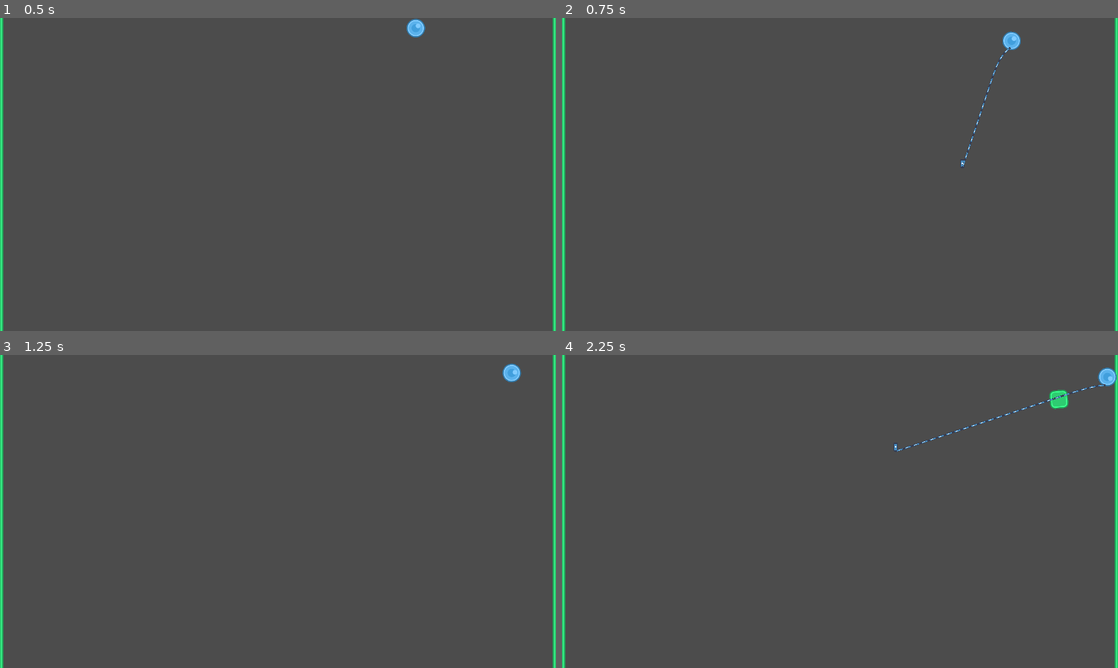
Above: before the commit, frames 1-4 (two rows, left to right).
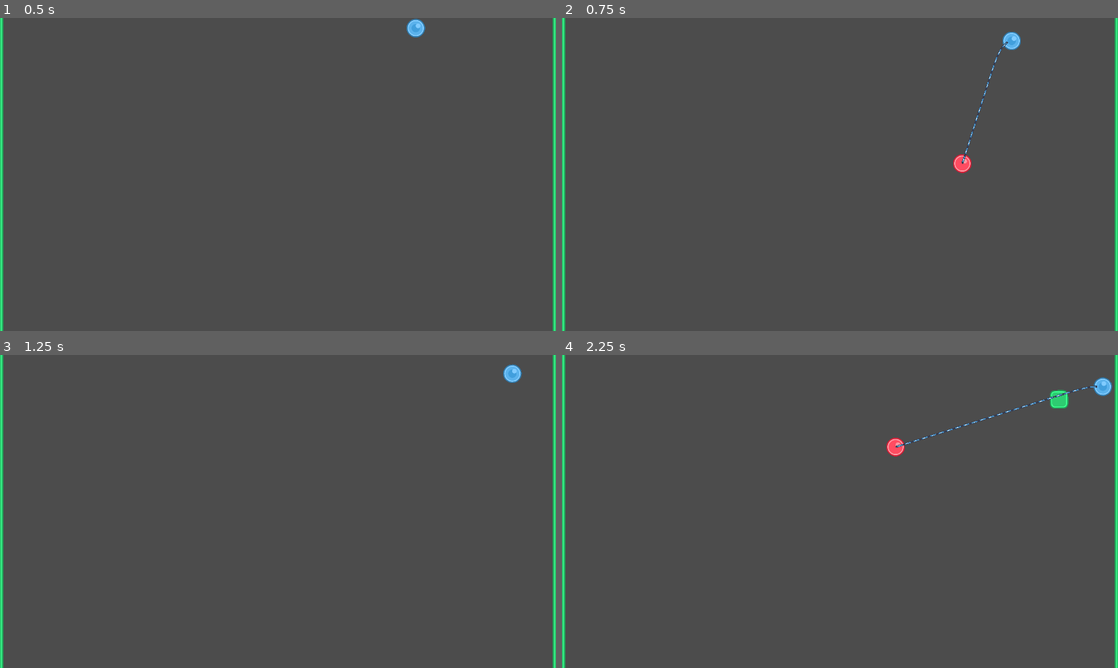
Above: after the commit, the same moments.

Repository: TheSeahorse/GMTK2021
Game: Godot game, scene res://Main.tscn
The game is run twice, just before and just after one commit, with the same random seed, the same clock (stepped at 60 frames per second) and the same inputs. The engine's default icon, where the game draws it, is replaced by a stand-in: a white triangle on a blue panel in a dark square.
Inputs (mouse positions are in pixels of both pictures, inside the frame that each line leads up to):
- Up to frame 1 (0.5 s): no input
- Up to frame 2 (0.75 s): move the mouse to (962, 158) at 0.52 s; click (962, 158) at 0.67 s
- Up to frame 3 (1.25 s): no input
- Up to frame 4 (2.25 s): move the mouse to (728, 527) at 1.27 s; click (728, 527) at 1.42 s; move the mouse to (895, 442) at 2.02 s; click (895, 442) at 2.17 s

Frame 1 is identical in both runs. In frame 2, 0.3% of the frame differs, in the area x 70-83%, y 4-50%; in frame 3, less than 0.1%; in frame 4, 0.6%, in the area x 58-100%, y 4-33%.

Commit message:
Rope end piece attached to middle of player

Diff:
--- a/Player.gd
+++ b/Player.gd
@@ -14,3 +14,8 @@
 
 func _physics_process(delta):
     pass
+
+
+func attach_rope(rope_piece: Object):
+    $CollisionShape2D/PinJoint2D.node_a = self.get_path()
+    $CollisionShape2D/PinJoint2D.node_b = rope_piece.get_path()
--- a/Player.tscn
+++ b/Player.tscn
@@ -3,23 +3,25 @@
 [ext_resource path="res://Graphics/kenney/PNG/Retina/ball_blue_small_alt.png" type="Texture" id=1]
 [ext_resource path="res://Player.gd" type="Script" id=2]
 
-[sub_resource type="PhysicsMaterial" id=2]
+[sub_resource type="PhysicsMaterial" id=1]
 friction = 0.5
 bounce = 1.0
 
-[sub_resource type="CircleShape2D" id=1]
+[sub_resource type="CircleShape2D" id=2]
 radius = 30.0
 
 [node name="Player" type="RigidBody2D"]
 collision_mask = 6
 mass = 30.0
-physics_material_override = SubResource( 2 )
+physics_material_override = SubResource( 1 )
 gravity_scale = 3.0
 linear_velocity = Vector2( 500, 0 )
 script = ExtResource( 2 )
 
-[node name="CollisionShape2D" type="CollisionShape2D" parent="."]
-shape = SubResource( 1 )
-
 [node name="ball_blue_small_alt" type="Sprite" parent="."]
 texture = ExtResource( 1 )
+
+[node name="CollisionShape2D" type="CollisionShape2D" parent="."]
+shape = SubResource( 2 )
+
+[node name="PinJoint2D" type="PinJoint2D" parent="CollisionShape2D"]
--- a/Rope.gd
+++ b/Rope.gd
@@ -6,15 +6,14 @@
 var rope_close_tolerence = 20.0
 
 onready var rope_start_piece = $RopeStartPiece
-onready var rope_end_piece = $RopeEndPiece
 
 
 func spawn_rope(start_pos: Vector2, end_pos: Vector2, player: Object):
     rope_start_piece.global_position = start_pos
-    rope_end_piece.global_position = end_pos
+    player.global_position = end_pos
 
     start_pos = rope_start_piece.get_node("C/J").global_position
-    end_pos = rope_end_piece.get_node("C/J").global_position
+    end_pos = player.get_node("CollisionShape2D/PinJoint2D").global_position
 
     var distance = start_pos.distance_to(end_pos)
     var segments = round(distance / piece_length)
@@ -25,20 +24,18 @@
 
 func create_rope(amount: int, parent: Object, end_pos: Vector2, spawn_angle: float, player: Object):
     for i in amount:
-        parent = add_piece(parent, i, spawn_angle)
+        parent = add_piece(parent, spawn_angle)
         rope_pieces.append(parent)
 
         var joint_pos = parent.get_node("C/J").global_position
         if joint_pos.distance_to(end_pos) < rope_close_tolerence:
+            player.attach_rope(parent)
             break
-
-    rope_end_piece.get_node("C/J").node_a = player.get_path()
-    rope_end_piece.get_node("C/J").node_b = rope_pieces[-1].get_path()
-    rope_end_piece.hide()
 
 
 
-func add_piece(parent:Object, id:int, spawn_angle:float) -> Object:
+
+func add_piece(parent:Object, spawn_angle:float) -> Object:
     var joint = parent.get_node("C/J") as PinJoint2D
     var piece = rope_piece.instance()
     piece.global_position = joint.global_position
--- a/Rope.tscn
+++ b/Rope.tscn
@@ -1,12 +1,9 @@
-[gd_scene load_steps=4 format=2]
+[gd_scene load_steps=3 format=2]
 
 [ext_resource path="res://Rope.gd" type="Script" id=1]
 [ext_resource path="res://RopeEndPiece.tscn" type="PackedScene" id=2]
-[ext_resource path="res://RopePiece.tscn" type="PackedScene" id=3]
 
 [node name="Rope" type="Node"]
 script = ExtResource( 1 )
 
 [node name="RopeStartPiece" parent="." instance=ExtResource( 2 )]
-
-[node name="RopeEndPiece" parent="." instance=ExtResource( 3 )]
--- a/RopeEndPiece.tscn
+++ b/RopeEndPiece.tscn
@@ -1,23 +1,22 @@
 [gd_scene load_steps=3 format=2]
 
-[ext_resource path="res://Graphics/icon.png" type="Texture" id=1]
+[ext_resource path="res://Graphics/kenney/PNG/Retina/ball_red_small.png" type="Texture" id=1]
 
-[sub_resource type="CapsuleShape2D" id=1]
-height = 10.0
+[sub_resource type="CircleShape2D" id=1]
+radius = 30.0666
 
 [node name="RopeEndPiece" type="RigidBody2D"]
+position = Vector2( -1, 1 )
 collision_layer = 8
-collision_mask = 0
+collision_mask = 3
 mode = 1
+
+[node name="hole_start" type="Sprite" parent="."]
+position = Vector2( 0, 15 )
+texture = ExtResource( 1 )
 
 [node name="C" type="CollisionShape2D" parent="."]
 position = Vector2( 0, 15 )
 shape = SubResource( 1 )
 
 [node name="J" type="PinJoint2D" parent="C"]
-position = Vector2( 0, 15 )
-
-[node name="icon" type="Sprite" parent="."]
-position = Vector2( 1.90735e-06, 14.9 )
-scale = Vector2( 0.2, 0.471875 )
-texture = ExtResource( 1 )
